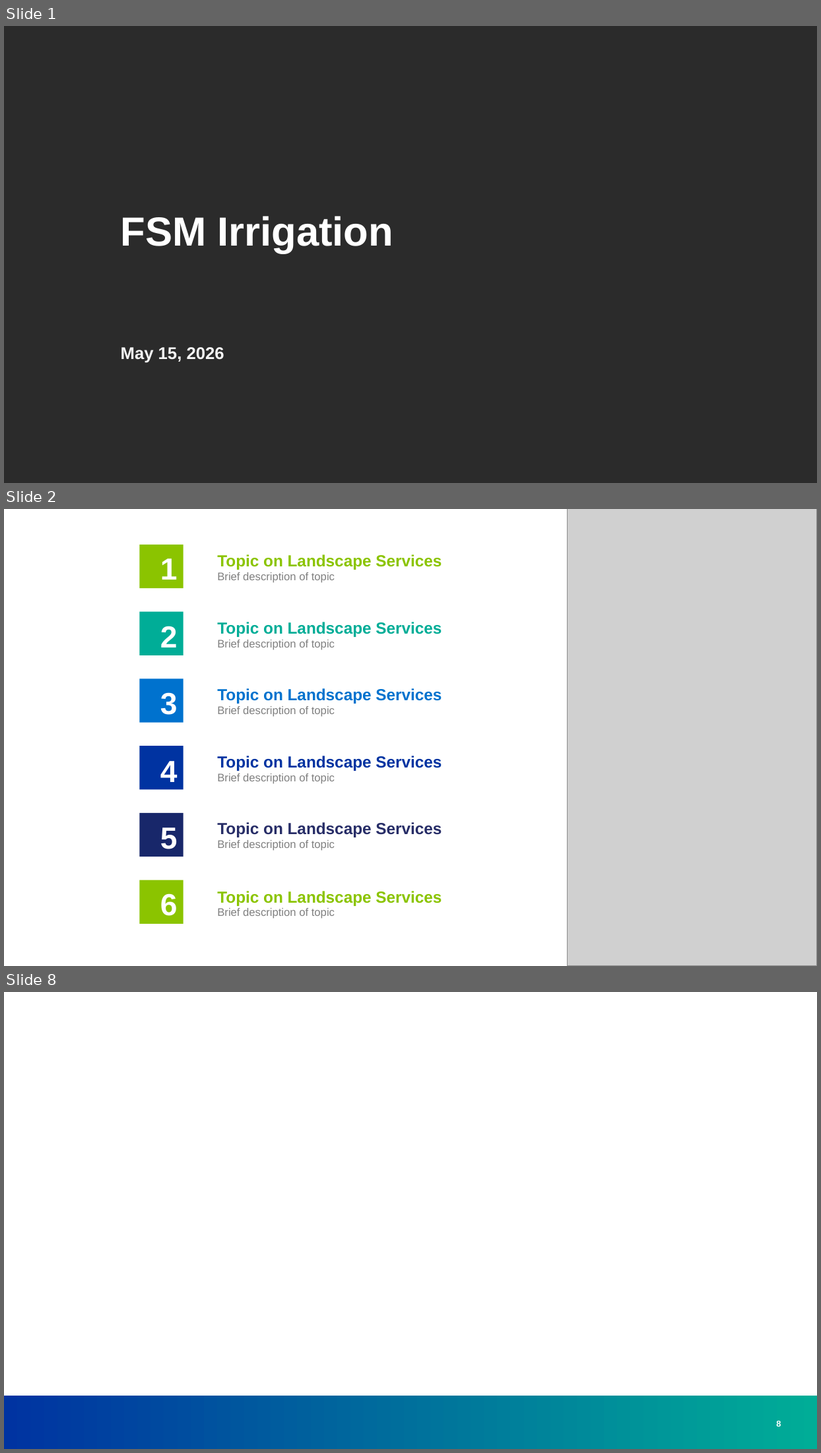
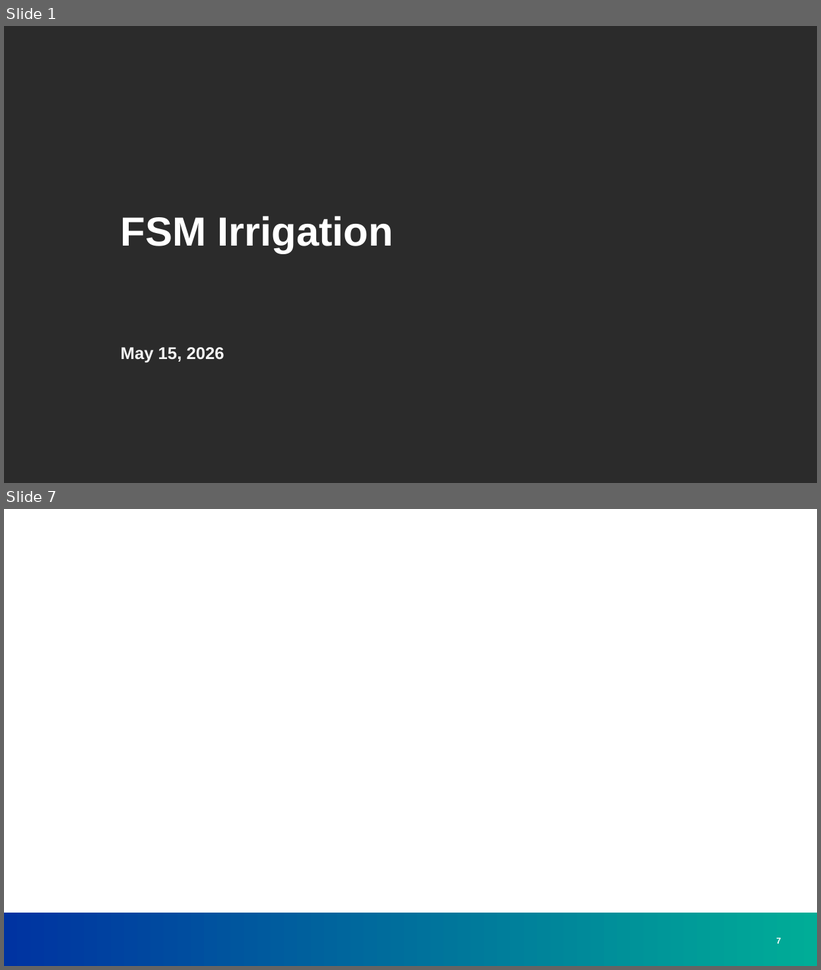
Before and after one commit to greg-e/irrigation, a slide deck: fsm_irrigation.pptx. Shown one above the other, each under a label of ours: slides 1, 2 and 8 before the commit, slides 1 and 7 after it; the slides between them are not shown. The pictures are 821x1453 and 821x970 pixels, drawn with LibreOffice and Linux fonts; fonts in the diff are those of the drawing; grey boxes stand for pictures; background and template pictures are left out; a plain dark background stands for a picture behind light text. Boxes give left, top, right and bottom in pixels: in the first picture for what was removed or moved away, otherwise in the second. Text is boxed around its words. In the diff, an @@ line names an element or a change of style, - is before the commit and + after.

```diff
--- a/fsm_irrigation.pptx
+++ b/fsm_irrigation.pptx
@@ slide 2 removed at [4, 509, 817, 966], background picture (left out) @@
@@ picture removed at [567, 509, 817, 966] @@
@@ rectangle removed at [139, 545, 184, 588] @@
@@ text removed at [160, 559, 178, 580] @@
-1
@@ text removed at [217, 555, 442, 570] @@
-Topic on Landscape Services
@@ text removed at [217, 572, 335, 583] @@
-Brief description of topic
@@ rectangle removed at [139, 611, 184, 656] @@
@@ text removed at [160, 626, 178, 648] @@
-2
@@ text removed at [217, 622, 442, 637] @@
-Topic on Landscape Services
@@ text removed at [217, 640, 335, 650] @@
-Brief description of topic
@@ rectangle removed at [139, 679, 184, 723] @@
@@ text removed at [160, 692, 178, 715] @@
-3
@@ text removed at [217, 689, 442, 704] @@
-Topic on Landscape Services
@@ text removed at [217, 706, 335, 717] @@
-Brief description of topic
@@ rectangle removed at [139, 747, 184, 790] @@
@@ text removed at [160, 761, 178, 782] @@
-4
@@ text removed at [217, 756, 442, 771] @@
-Topic on Landscape Services
@@ text removed at [217, 774, 335, 784] @@
-Brief description of topic
@@ rectangle removed at [139, 813, 184, 857] @@
@@ text removed at [217, 823, 442, 838] @@
-Topic on Landscape Services
@@ text removed at [160, 828, 178, 850] @@
-5
@@ text removed at [217, 840, 335, 851] @@
-Brief description of topic
@@ rectangle removed at [139, 881, 184, 924] @@
@@ text removed at [160, 894, 178, 916] @@
-6
@@ text removed at [217, 891, 442, 906] @@
-Topic on Landscape Services
@@ text removed at [217, 908, 335, 919] @@
-Brief description of topic
@@ what was slide 8 is now slide 7 @@
@@ page number at [776, 938, 781, 944]: text changed @@
-8
+7
```
Also in this commit, not shown: 1 slide changed, 4 slides added, 4 other slides removed, 25 other files.
